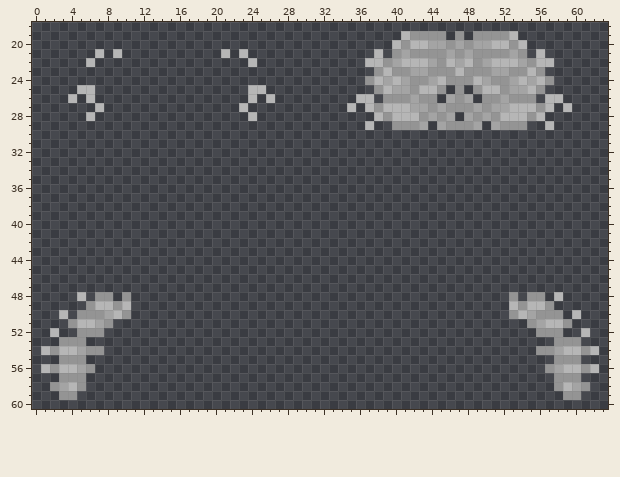
One commit to this pixel-art sprite: Resources/Textures/_DEN/Mobs/Customization/OWAD/reptilian.rsi/fattail-thunderspines.png. Above: the version before the commit.
The file is 64x64 pixels. Shown: x 0..63, y 18..60.
The same view after the edit:
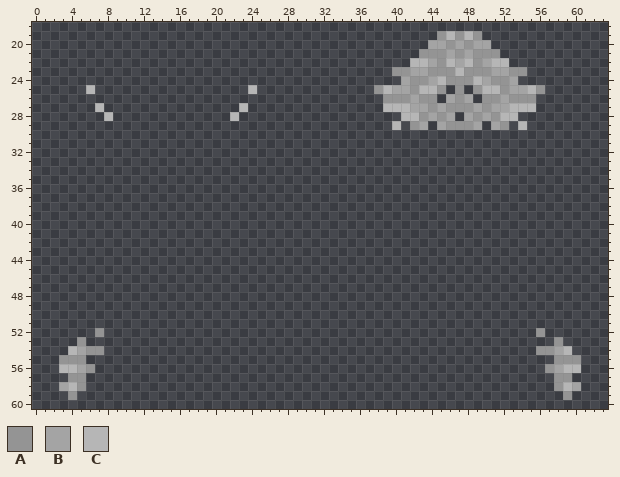
Palette (. is transparent): A #949494  B #a4a4a4  C #b6b6b6
What changed:
Colour C now appears in row 19 at x 46 and 48; in row 28 at x 8 and 22.
The author changed colour A to colour C in row 29 at x 40 and 54.
Colour A is gone in row 19 at x 42 to 44 and 50 to 52; in row 20 at x 41 and 53; in row 21 at x 40, 42, 52 and 54; in row 22 at x 39 and 55; in row 23 at x 38 and 56; in row 24 at x 37 and 57.
Colour A is gone in row 27 at x 38 and 56; in row 28 at x 39 and 55; in row 29 at x 41 and 53; in row 48 at x 7 to 8, 10, 53 and 55 to 56; in row 49 at x 6, 9, 54 and 57; in row 50 at x 5 to 7, 10, 53 and 56 to 58.
Colour A is gone in row 51 at x 4, 8, 55 and 59; in row 52 at x 5 to 6 and 57 to 58; in row 53 at x 3 to 4 and 59 to 60; in row 54 at x 2 and 61; in row 56 at x 2 and 61; in row 57 at x 3 and 60.
Colour A is gone in row 58 at x 2 and 61; in row 59 at x 3 and 60.
Colour B is gone in row 21 at x 41 and 53; in row 22 at x 40 and 54; in row 24 at x 39 and 55; in row 50 at x 8 and 55; in row 51 at x 7 and 56.
Colour C is gone in row 19 at x 41 and 53; in row 20 at x 40, 42 to 43, 51 to 52 and 54; in row 21 at x 7, 9, 21, 23, 38 and 56; in row 22 at x 6, 24, 37 to 38, 41, 53 and 56 to 57; in row 23 at x 39 and 55; in row 24 at x 38, 40, 54 and 56.
Colour C is gone in row 25 at x 5 and 25; in row 26 at x 4, 6, 24, 26, 36 to 37 and 57 to 58; in row 27 at x 35, 37, 57 and 59; in row 28 at x 6, 24, 38, 40, 54 and 56; in row 29 at x 37 and 57; in row 48 at x 5 and 58.
Colour C is gone in row 49 at x 7 to 8, 10, 53 and 55 to 56; in row 50 at x 3, 9, 54 and 60; in row 51 at x 5 to 6 and 57 to 58; in row 52 at x 2 and 61; in row 54 at x 1, 3, 60 and 62; in row 56 at x 1 and 62.
Changed places in both pictures, as pixel boxes (x1, y1, x2, y2):
changed: (347, 31, 572, 130)
changed: (68, 49, 122, 121)
changed: (221, 49, 275, 121)
erased: (41, 292, 131, 400)
erased: (509, 292, 599, 400)
